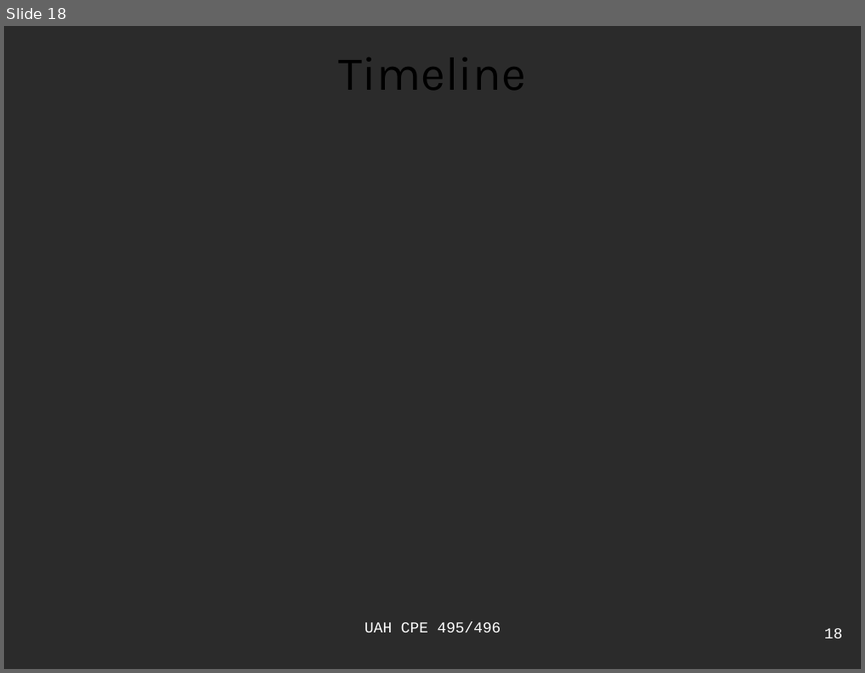
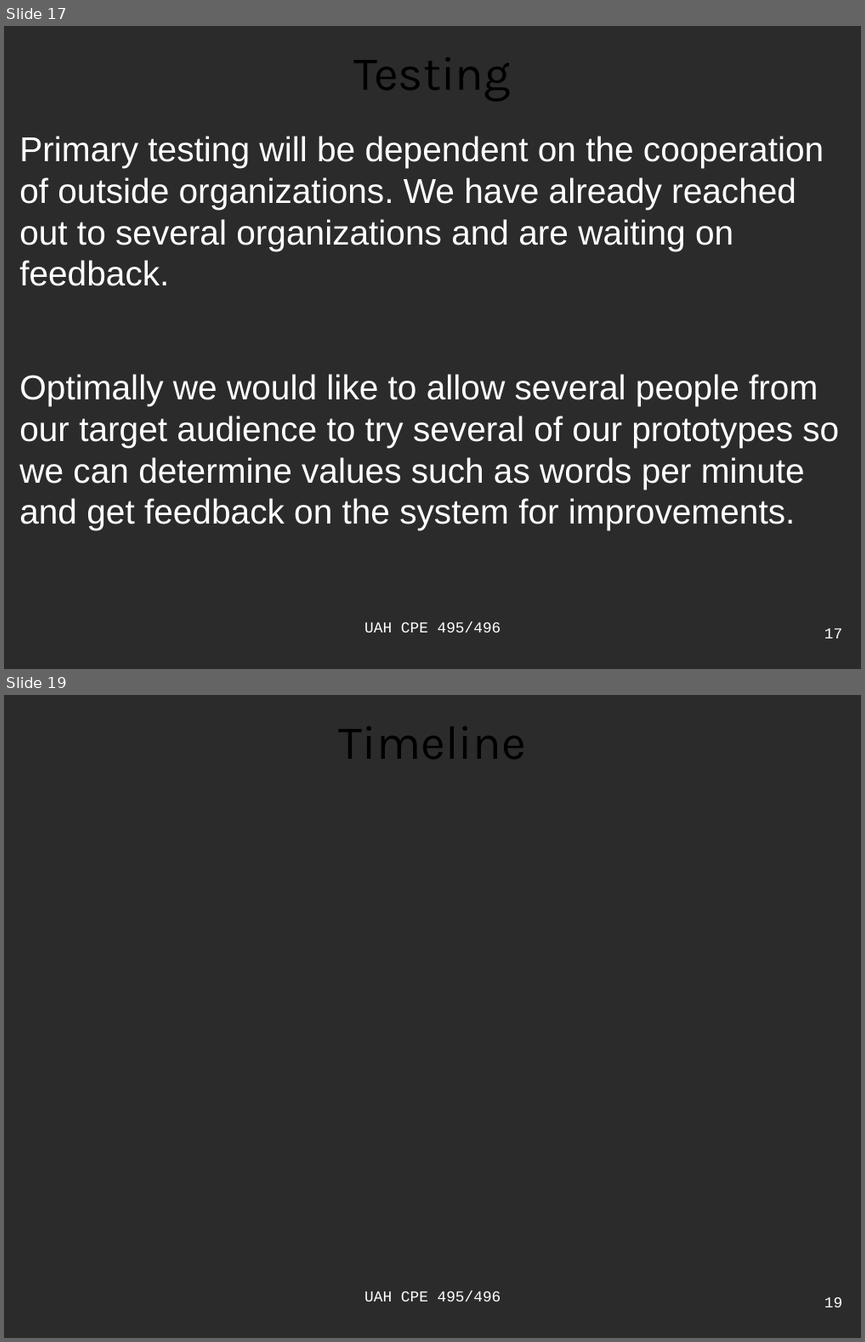
Before and after one commit to ctag/cpe495, a slide deck: projectProposal/presentation_bero.odp. Shown one above the other, each under a label of ours: slide 18 before the commit, slides 17 and 19 after it; the slides between them are not shown. The pictures are 865x673 and 865x1342 pixels, drawn with LibreOffice and Linux fonts; fonts in the diff are those of the drawing; background and template pictures are left out; a plain dark background stands for a picture behind light text. Boxes give left, top, right and bottom in pixels: in the first picture for what was removed or moved away, otherwise in the second. Text is boxed around its words. In the diff, an @@ line names an element or a change of style, - is before the commit and + after.

```diff
--- a/projectProposal/presentation_bero.odp
+++ b/projectProposal/presentation_bero.odp
@@ slide 17 added at (x1=4, y1=26, x2=861, y2=669), background picture (left out) @@
@@ title added at (x1=353, y1=57, x2=511, y2=101), 44 pt, text #000000 @@
+Testing
@@ text added at (x1=19, y1=136, x2=839, y2=530), 32 pt, text #FFFFFF @@
+Primary testing will be dependent on the cooperation of outside organizations. We have already reached out to several organizations and are waiting on feedback.
+Optimally we would like to allow several people from our target audience to try several of our prototypes so we can determine values such as words per minute and get feedback on the system for improvements.
@@ text added at (x1=364, y1=622, x2=501, y2=632), 14 pt, text #FFFFFF @@
+UAH CPE 495/496
@@ page number added at (x1=824, y1=628, x2=842, y2=638), 14 pt, text #FFFFFF @@
+17
@@ what was slide 18 is now slide 19 @@
@@ page number at (x1=824, y1=1297, x2=842, y2=1307): text changed @@
-18
+19
```
Also in this commit, not shown: 5 slides changed, 6 other files.
